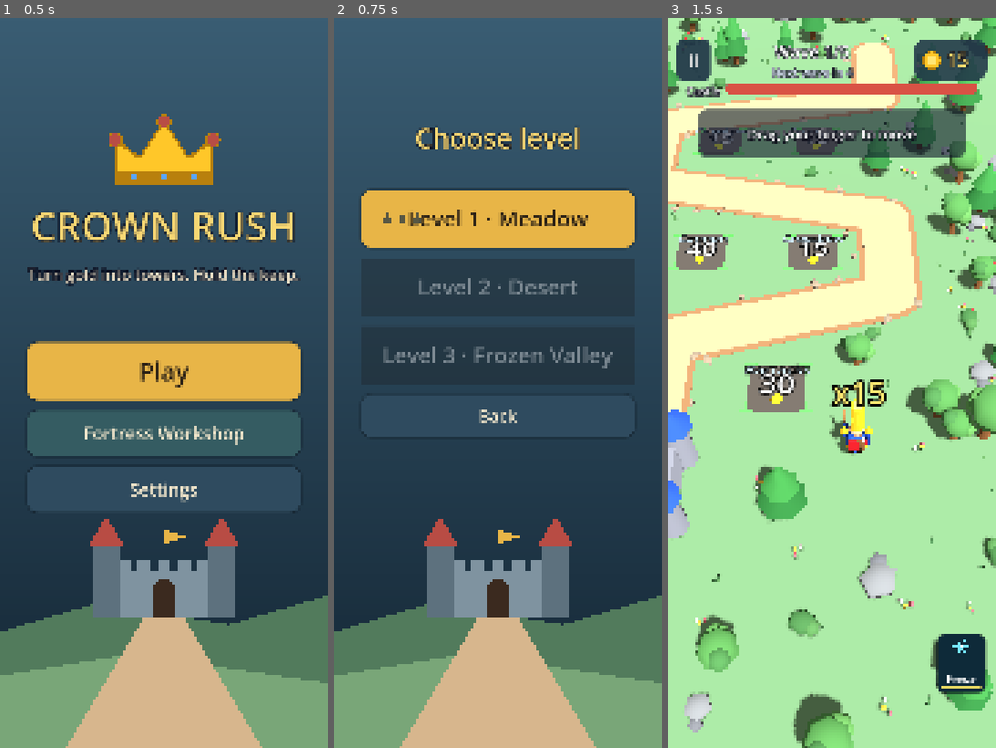
Above: before the commit, frames 1-3 (left to right).
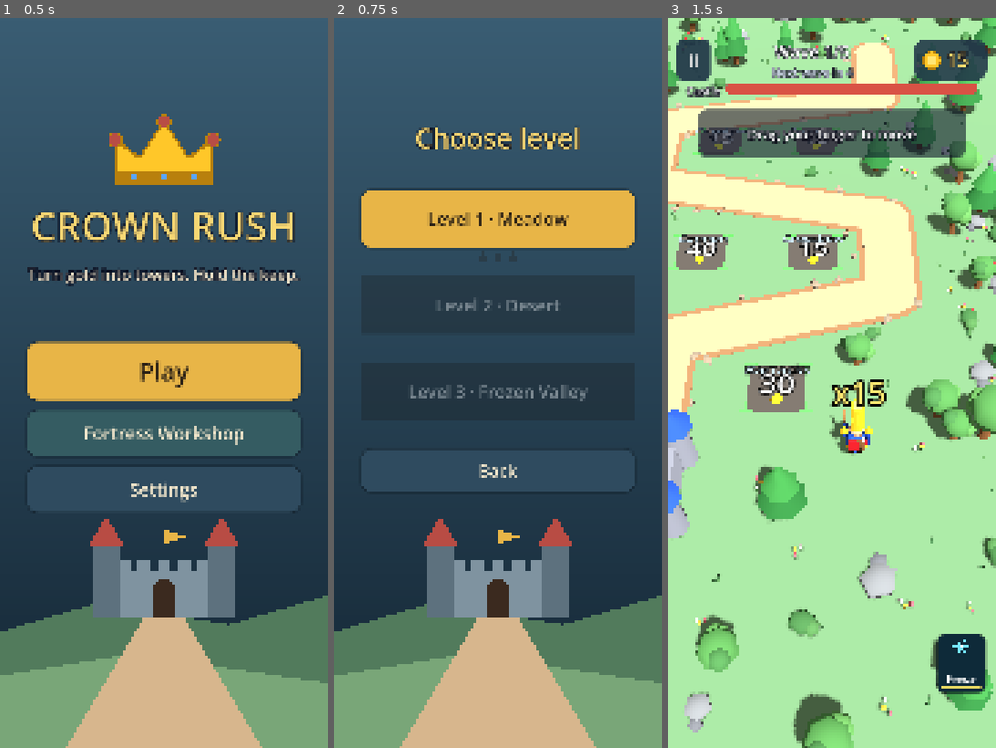
Above: after the commit, the same moments.

Repository: legioner666/Game-
Game: Godot game, scene res://main.tscn
Two runs of this game, one before a commit and one after it. Both use one fixed random seed, a clock stepped at 60 frames per second and the inputs below.
Inputs:
- Up to frame 1 (0.5 s): no input
- Up to frame 2 (0.75 s): click "Play" at 0.5 s
- Up to frame 3 (1.5 s): click "Level 1 · Meadow" at 1.25 s

Frame 1 is identical in both runs. In frame 2, 5.1% of the frame differs, in the area x 8-92%, y 26-63%; in frame 3, nothing differs.

Commit message:
Harder waves (you cleared L1-3 at 20/20), level-select stars no longer overlap names, boost HUD fits screen, --page arg for menu screenshots
Co-Authored-By: Claude Sonnet 5.5 <noreply@anthropic.com>
Claude-Session: https://claude.ai/code/session_01Vo2zMfmpPBAjaiyM3QAnEB

Diff:
--- a/godot/boosts.gd
+++ b/godot/boosts.gd
@@ -102,10 +102,12 @@
 		row.mouse_filter = Control.MOUSE_FILTER_IGNORE
 		row.add_child(Glyph.new(kind, SHADES[kind]))
 		var label := Label.new()
-		label.add_theme_font_size_override("font_size", 27)
+		label.add_theme_font_size_override("font_size", 21)
+		label.clip_text = true
 		label.add_theme_color_override("font_color", Color(1.0, 0.97, 0.89))
 		label.mouse_filter = Control.MOUSE_FILTER_IGNORE
 		row.add_child(label)
+		panel.size_flags_horizontal = Control.SIZE_EXPAND_FILL
 		panel.add_child(row)
 		_hud.add_child(panel)
 		_panels[kind] = panel
--- a/godot/game.gd
+++ b/godot/game.gd
@@ -67,13 +67,13 @@
 	"barracks": {"cost": [30, 45, 65], "cap": [3, 4, 6], "dmg": [8.0, 11.0, 15.0], "hp": [40.0, 60.0, 90.0]},
 }
 # Група: [тип, кількість, старт (с), інтервал (с)]
-const LEVEL_MULT := [1.0, 3.0, 4.2]
+const LEVEL_MULT := [1.2, 3.8, 5.6]
 const LEVEL_START_MULT := [1.0, 1.3, 1.35]
-const LEVEL_HP := [1.0, 1.2, 1.3]
+const LEVEL_HP := [1.0, 1.3, 1.5]
 const LEVEL_SPD := [1.0, 1.04, 1.06]
-const LEVEL_COIN := [1.0, 1.1, 1.25]
+const LEVEL_COIN := [1.0, 1.0, 1.1]
 const LEVEL_START := [15, 20, 30]
-const LEVEL_BRUTES := [0, 3, 6]
+const LEVEL_BRUTES := [1, 5, 9]
 const WAVES := [
 	[[0, 7, 0.0, 1.2]],
 	[[0, 11, 0.0, 1.0], [1, 4, 4.0, 1.8]],
--- a/godot/main.gd
+++ b/godot/main.gd
@@ -21,15 +21,20 @@
 	_soundscape = Soundscape.new()
 	add_child(_soundscape)
 	var direct := false
+	var menu_page := ""
 	for a in OS.get_cmdline_user_args():
 		if a == "--autoplay" or a == "--direct":
 			direct = true
+		elif a.begins_with("--page="):
+			menu_page = a.substr(7)
 		elif a.begins_with("--level="):
 			_level = clampi(int(a.substr(8)), 0, Settings.LEVEL_COUNT - 1)
 	if direct:
 		_start_game(_level)
 	else:
 		_show_menu()
+		if menu_page != "" and _menu:
+			_menu._go(menu_page)
 
 
 func _clear() -> void:
--- a/godot/menu.gd
+++ b/godot/menu.gd
@@ -11,6 +11,7 @@
 var sfx: Node
 var _root: Control
 var _page := "main"
+var start_page := ""
 
 
 class CrownIcon extends Control:
@@ -209,10 +210,11 @@
 	for lv in Settings.LEVEL_COUNT:
 		var open := Settings.unlocked(lv)
 		var row := Control.new()
-		row.custom_minimum_size = Vector2(0, 190)
+		row.custom_minimum_size = Vector2(0, 250)
 		box.add_child(row)
-		var b := _button((I18n.t("level") % (lv + 1)) + " · " + I18n.t(Levels.data(lv)["name"]), Color("#E8B547") if open else Color("#3a4650"), 190, 72)
+		var b := _button((I18n.t("level") % (lv + 1)) + " · " + I18n.t(Levels.data(lv)["name"]), Color("#E8B547") if open else Color("#3a4650"), 190, 56)
 		b.set_anchors_and_offsets_preset(Control.PRESET_FULL_RECT)
+		b.offset_bottom = -60
 		b.disabled = not open
 		var l := lv
 		b.pressed.connect(func():
@@ -221,7 +223,14 @@
 		row.add_child(b)
 		if open:
 			var st := StarRow.new(int(Settings.stars[lv]), 44.0)
-			st.position = Vector2(60, 70)
+			st.anchor_left = 0.5
+			st.anchor_right = 0.5
+			st.anchor_top = 1.0
+			st.anchor_bottom = 1.0
+			st.offset_left = -st.custom_minimum_size.x * 0.5
+			st.offset_right = st.custom_minimum_size.x * 0.5
+			st.offset_top = -st.custom_minimum_size.y - 6.0
+			st.offset_bottom = -6.0
 			st.mouse_filter = Control.MOUSE_FILTER_IGNORE
 			row.add_child(st)
 	var back := _button(I18n.t("back"), Color("#2f4b5f"), 140, 54)
Not shown, added: godot/progression.gd.uid
Not shown, added: godot/soundscape.gd.uid
